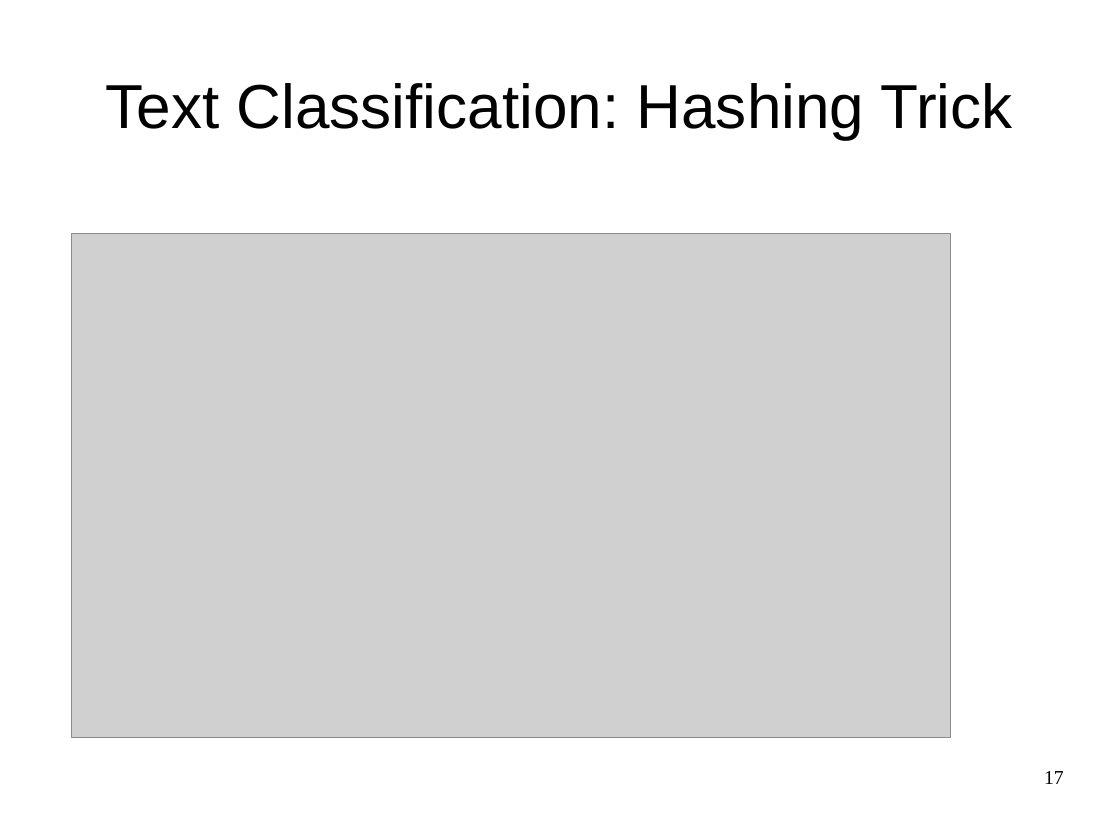
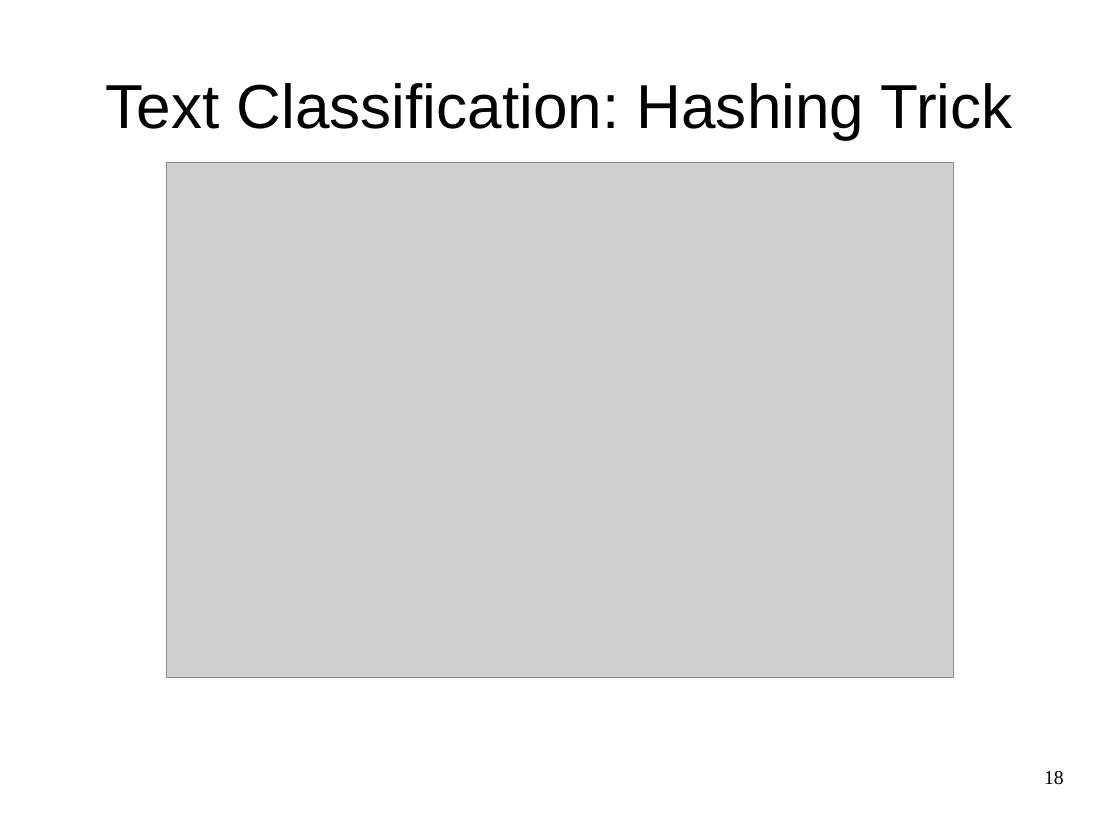
Before and after one commit to amueller/talks_odt, a slide deck: slide 18 of large-scale-non-linear-learning-pygotham-2015.odp (slide 17 before the commit). Drawn at 1120x840 pixels with LibreOffice and Linux fonts; fonts in the diff are those of the drawing; grey boxes stand for pictures. Boxes give left, top, right and bottom in pixels: in the first picture for what was removed or moved away, otherwise in the second. Text is boxed around its words. In the diff, an @@ line names an element or a change of style, - is before the commit and + after.

```diff
--- a/large-scale-non-linear-learning-pygotham-2015.odp
+++ b/large-scale-non-linear-learning-pygotham-2015.odp
@@ picture: place and size @@
-picture at box(71, 234, 950, 738)
+picture at box(167, 163, 953, 678)
@@ page number at box(1044, 771, 1064, 785): text changed @@
-17
+18
```
Also in this commit, not shown: 11 other slides changed, 4 slides added, 2 slides removed.
